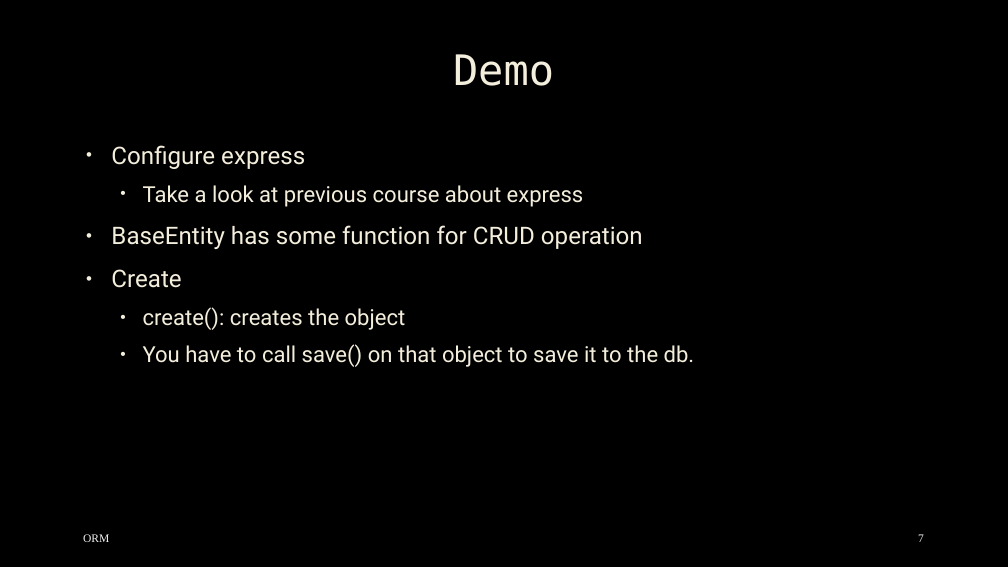
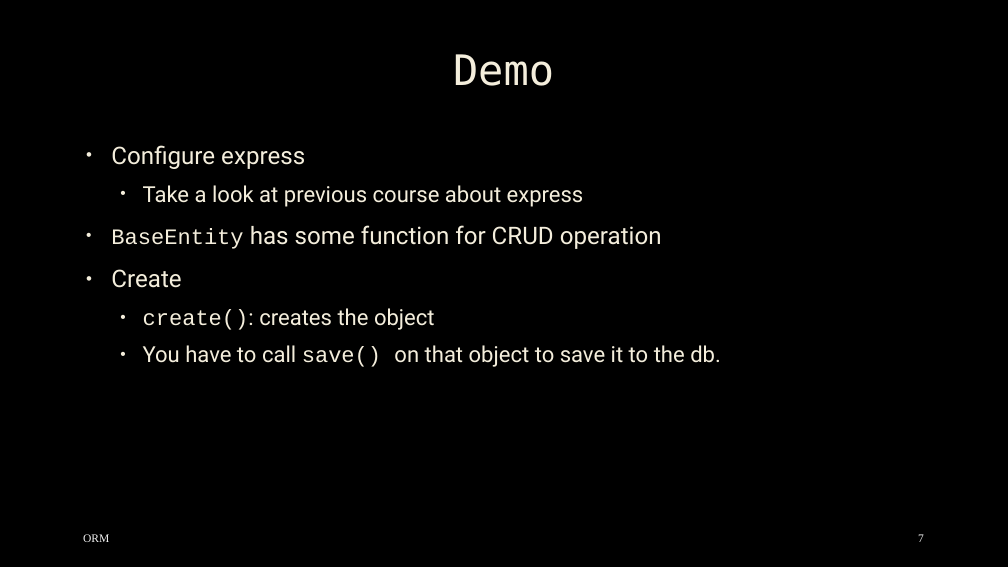
Before and after one commit to mostafa8026/nestjs-course, a slide deck: slide 7 of orm/orm-02.pptx. Drawn at 1008x567 pixels with LibreOffice and Linux fonts; fonts in the diff are those of the drawing; background and template pictures are left out. Boxes give left, top, right and bottom in pixels: in the first picture for what was removed or moved away, otherwise in the second. Text is boxed around its words. In the diff, an @@ line names an element or a change of style, - is before the commit and + after.

```diff
--- a/orm/orm-02.pptx
+++ b/orm/orm-02.pptx
@@ text at (111,225,721,367): size 23 to 21 pt in "BaseEntity"; font Roboto to Courier New in "BaseEntity", "create():", "save()" @@
```
Also in this commit, not shown: 2 other slides changed, 13 other files.
